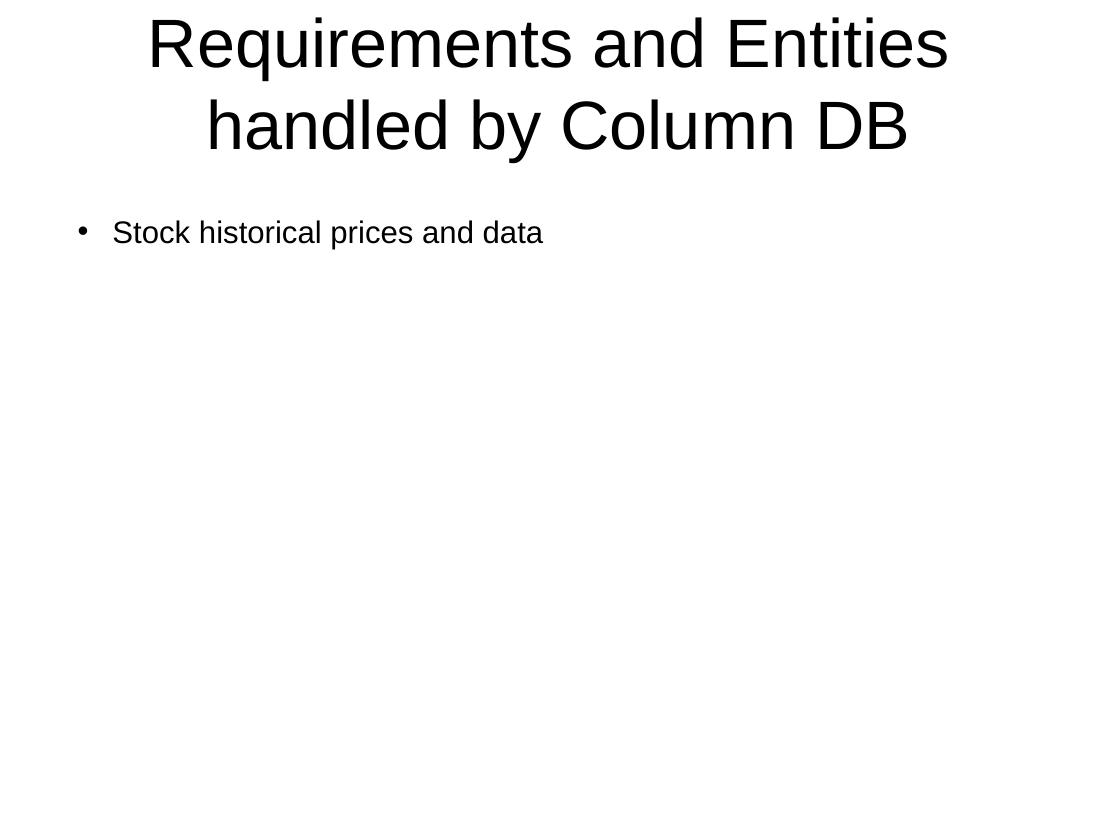
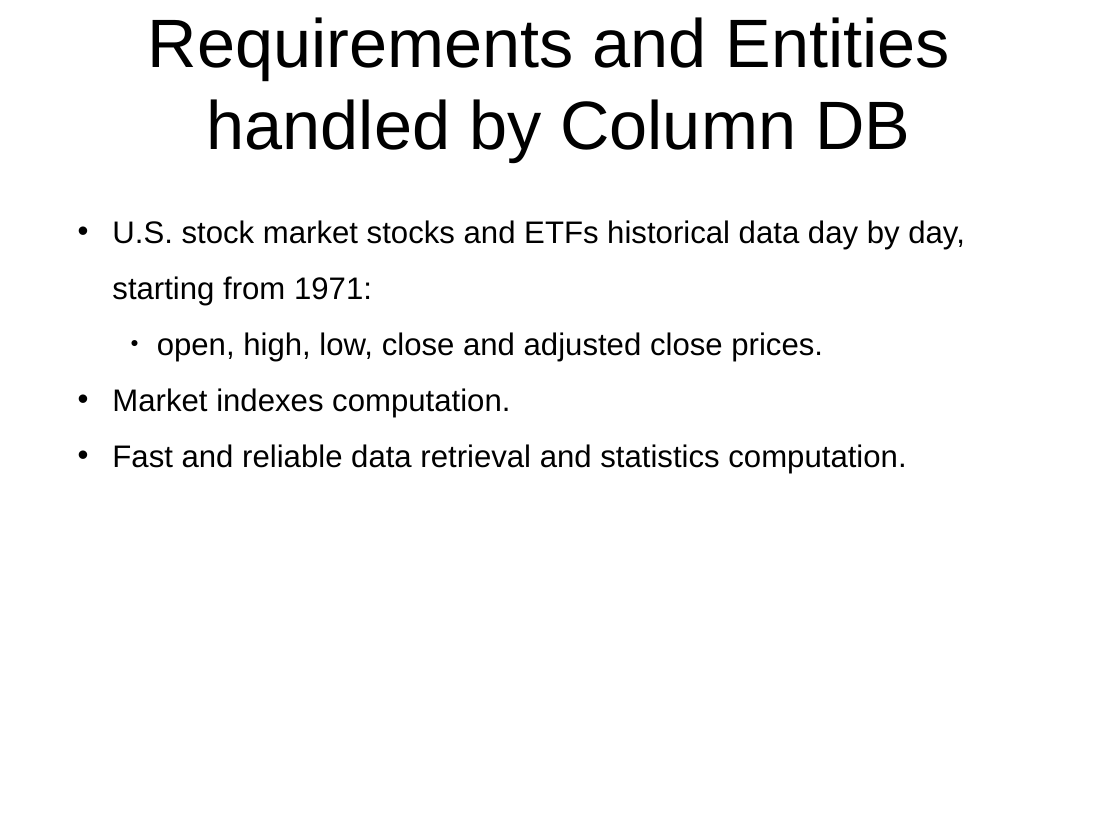
Before and after one commit to rambodrahmani/stocksim, a slide deck: slide 7 of documentation/stocksim_preliminary_presentation.pptx. Drawn at 1120x840 pixels with LibreOffice and Linux fonts; fonts in the diff are those of the drawing; background and template pictures are left out. Boxes give left, top, right and bottom in pixels: in the first picture for what was removed or moved away, otherwise in the second. Text is boxed around its words. In the diff, an @@ line names an element or a change of style, - is before the commit and + after.

```diff
--- a/documentation/stocksim_preliminary_presentation.pptx
+++ b/documentation/stocksim_preliminary_presentation.pptx
@@ text removed at bbox=[112, 220, 544, 249] @@
-• Stock historical prices and data
@@ text added at bbox=[112, 220, 965, 473], 20 pt, text #000000 @@
+• U.S. stock market stocks and ETFs historical data day by day, starting from 1971:
+    ● open, high, low, close and adjusted close prices.
+• Market indexes computation.
+• Fast and reliable data retrieval and statistics computation.
```
Also in this commit, not shown: 6 other slides changed, 5 other files.
